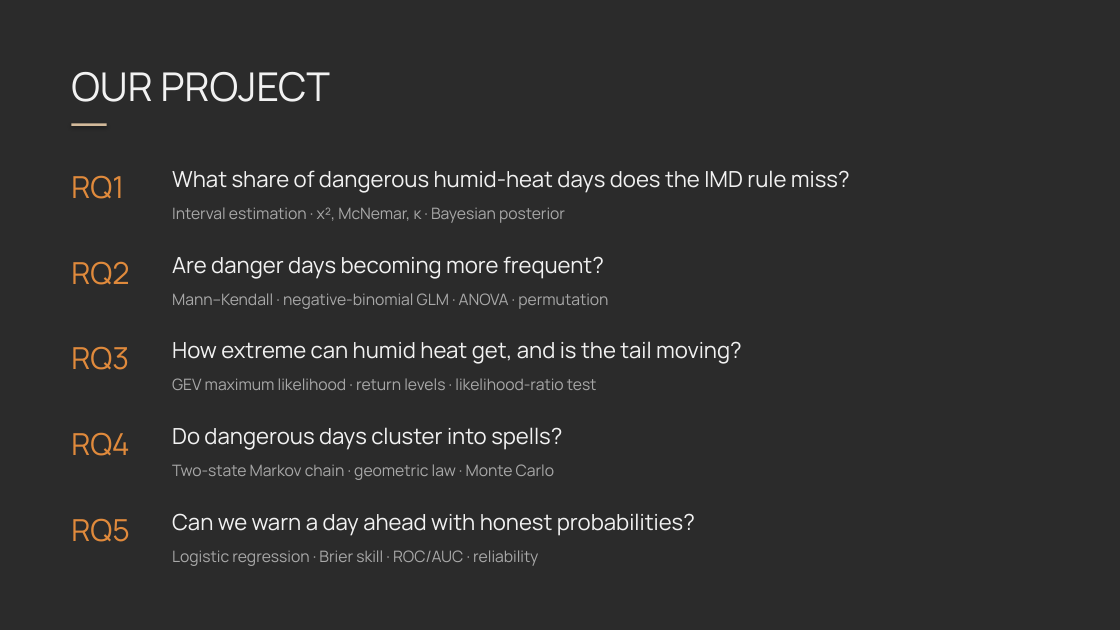
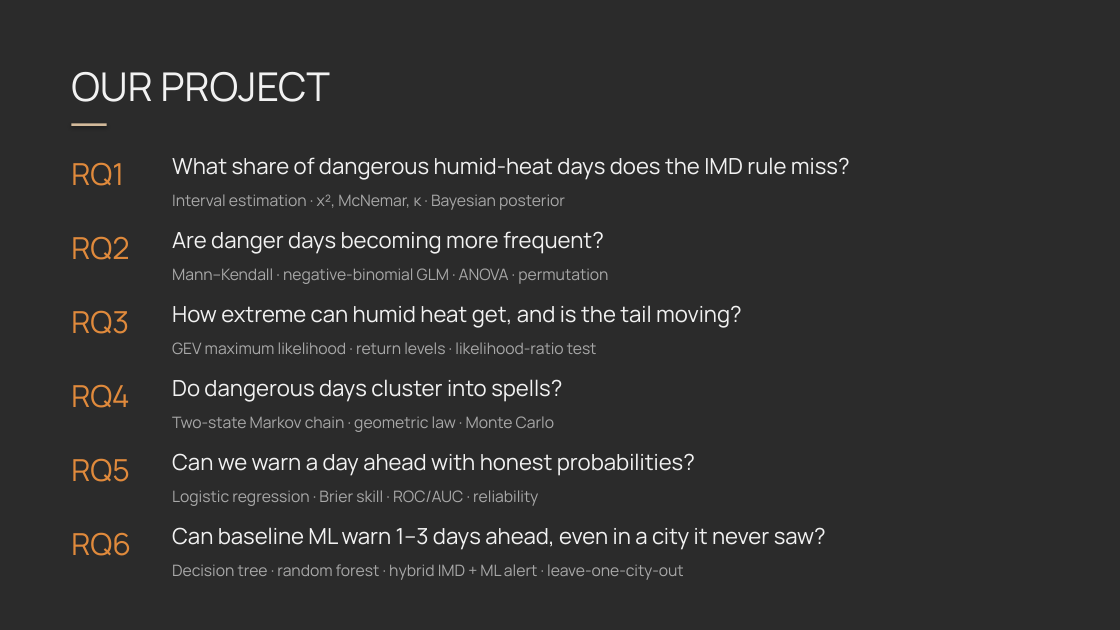
Before and after one commit to XArhaanshX/SilentHeat, a slide deck: slide 5 of presentation/Beyond40C_ProbStats.pptx. Drawn at 1120x630 pixels with LibreOffice and Linux fonts; fonts in the diff are those of the drawing; background and template pictures are left out; a plain dark background stands for a picture behind light text. Boxes give left, top, right and bottom in pixels: in the first picture for what was removed or moved away, otherwise in the second. Text is boxed around its words. In the diff, an @@ line names an element or a change of style, - is before the commit and + after.

```diff
--- a/presentation/Beyond40C_ProbStats.pptx
+++ b/presentation/Beyond40C_ProbStats.pptx
@@ text "RQ1": place and size @@
-text "RQ1" at (71, 175, 124, 199)
+text "RQ1" at (71, 162, 124, 186)
@@ text "What share of dangerous humid-heat ...": place and size @@
-text "What share of dangerous humid-heat ..." at (172, 170, 850, 193)
+text "What share of dangerous humid-heat ..." at (172, 157, 850, 180)
@@ text "Interval estimation · χ², McNemar, ...": place and size @@
-text "Interval estimation · χ², McNemar, ..." at (172, 207, 565, 223)
+text "Interval estimation · χ², McNemar, ..." at (172, 194, 565, 210)
@@ 3 texts: place and size @@
-3 texts at (71, 256, 608, 309)
+3 texts at (71, 231, 608, 284)
@@ 3 texts: place and size @@
-3 texts at (71, 341, 742, 390)
+3 texts at (71, 305, 742, 354)
@@ 3 texts: place and size @@
-3 texts at (71, 427, 562, 480)
+3 texts at (71, 379, 562, 432)
@@ 3 texts: place and size @@
-3 texts at (71, 513, 695, 566)
+3 texts at (71, 453, 695, 506)
@@ text added at (71, 532, 131, 556), 26 pt, text #E08A3C @@
+RQ6
@@ text added at (172, 527, 826, 550), 19 pt, text #F2F2F2 @@
+Can baseline ML warn 1–3 days ahead, even in a city it never saw?
@@ text added at (172, 564, 684, 580), 13.5 pt, text #A8A8A8 @@
+Decision tree · random forest · hybrid IMD + ML alert · leave-one-city-out
```
Also in this commit, not shown: 1 other slide changed, 3 slides added.
